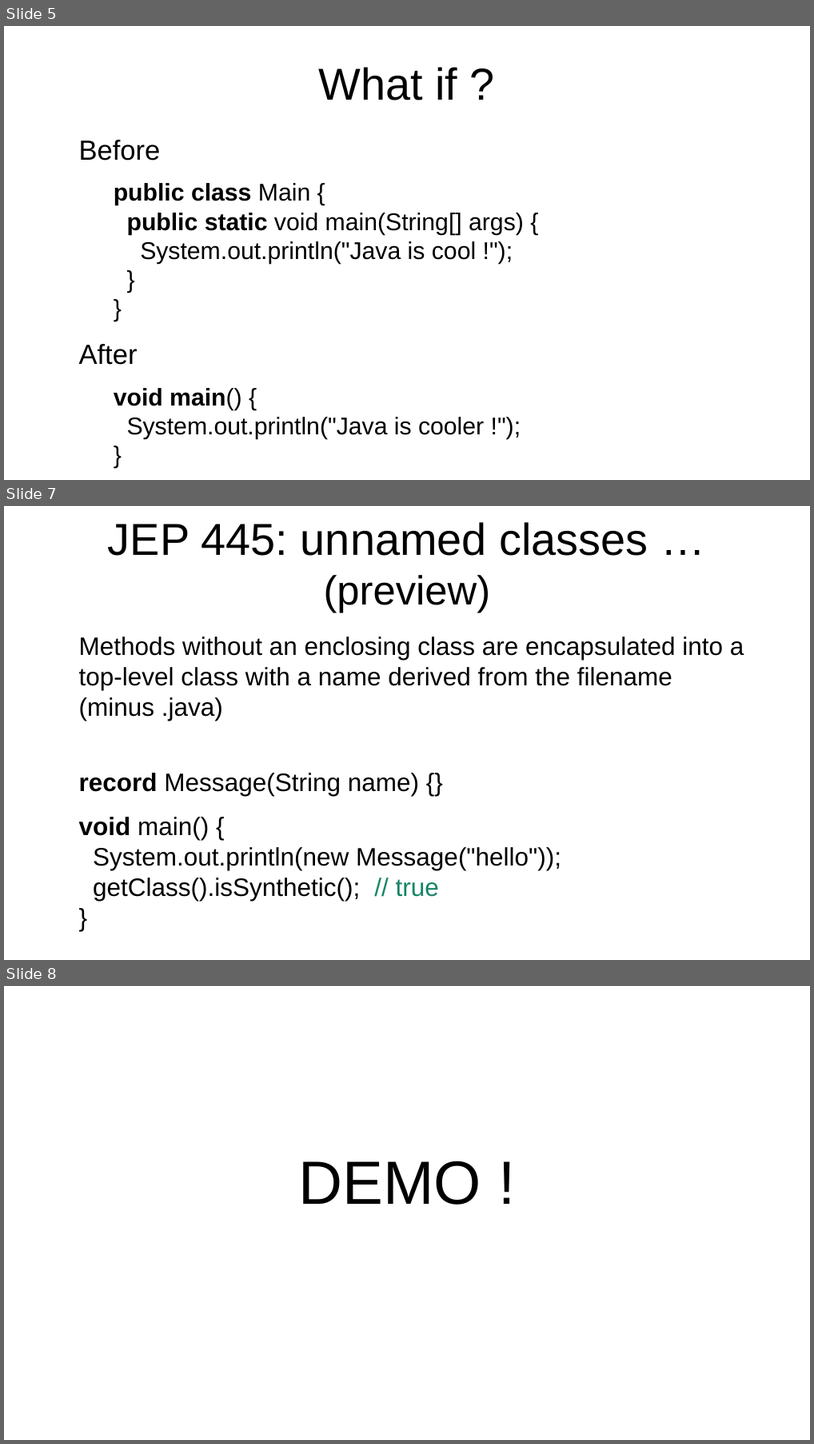
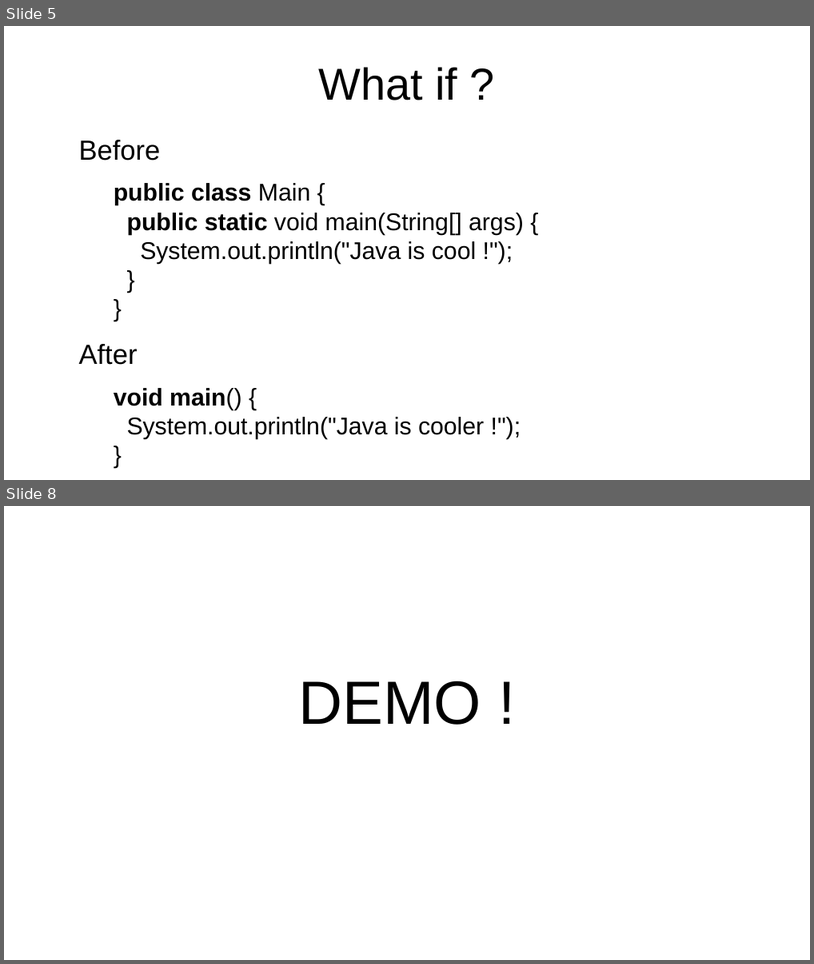
Before and after one commit to forax/java-21-demo, a slide deck: Java 21 add sparkle to your life.odp. Shown one above the other, each under a label of ours: slides 5, 7 and 8 before the commit, slides 5 and 8 after it; the slides between them are not shown. The pictures are 814x1444 and 814x964 pixels, drawn with LibreOffice and Linux fonts; fonts in the diff are those of the drawing. Boxes give left, top, right and bottom in pixels: in the first picture for what was removed or moved away, otherwise in the second. Text is boxed around its words. In the diff, an @@ line names an element or a change of style, - is before the commit and + after.

```diff
--- a/Java 21 add sparkle to your life.odp
+++ b/Java 21 add sparkle to your life.odp
@@ slide 7 removed at [4, 506, 810, 960], background #FFFFFF @@
@@ title removed at [108, 522, 648, 613] @@
-JEP 445: unnamed classes …
-(preview)
@@ text removed at [79, 636, 745, 870] @@
-Methods without an enclosing class are encapsulated into a top-level class with a name derived from the filename (minus .java)
-record Message(String name) {}
-void main() {
-System.out.println(new Message("hello"));
-getClass().isSynthetic(); // true
-}
```
Also in this commit, not shown: 1 slide changed, 1 slide added, 1 other file.
